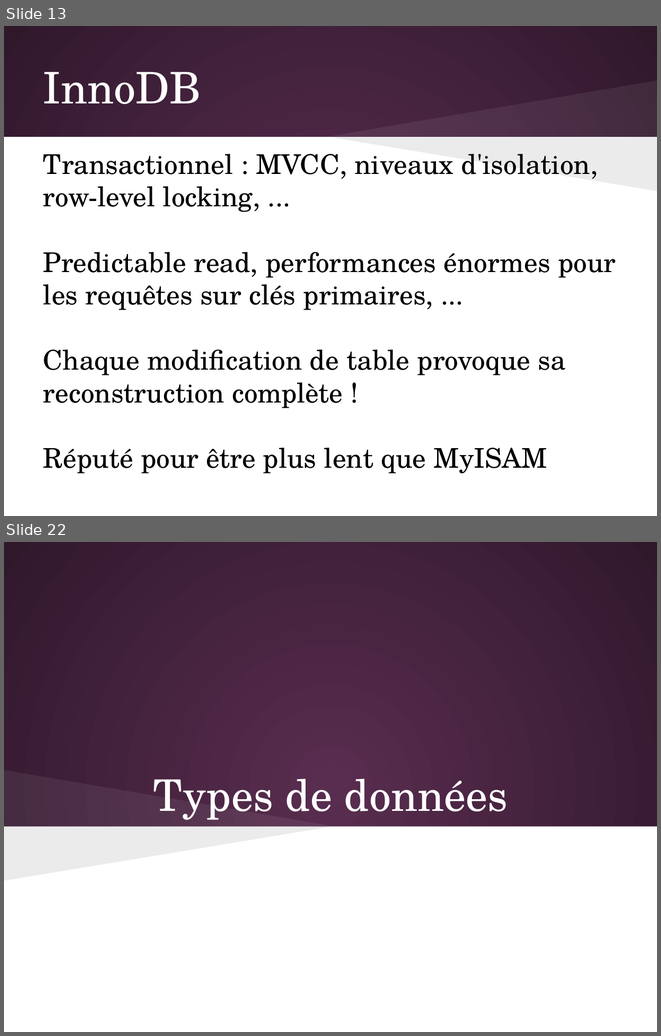
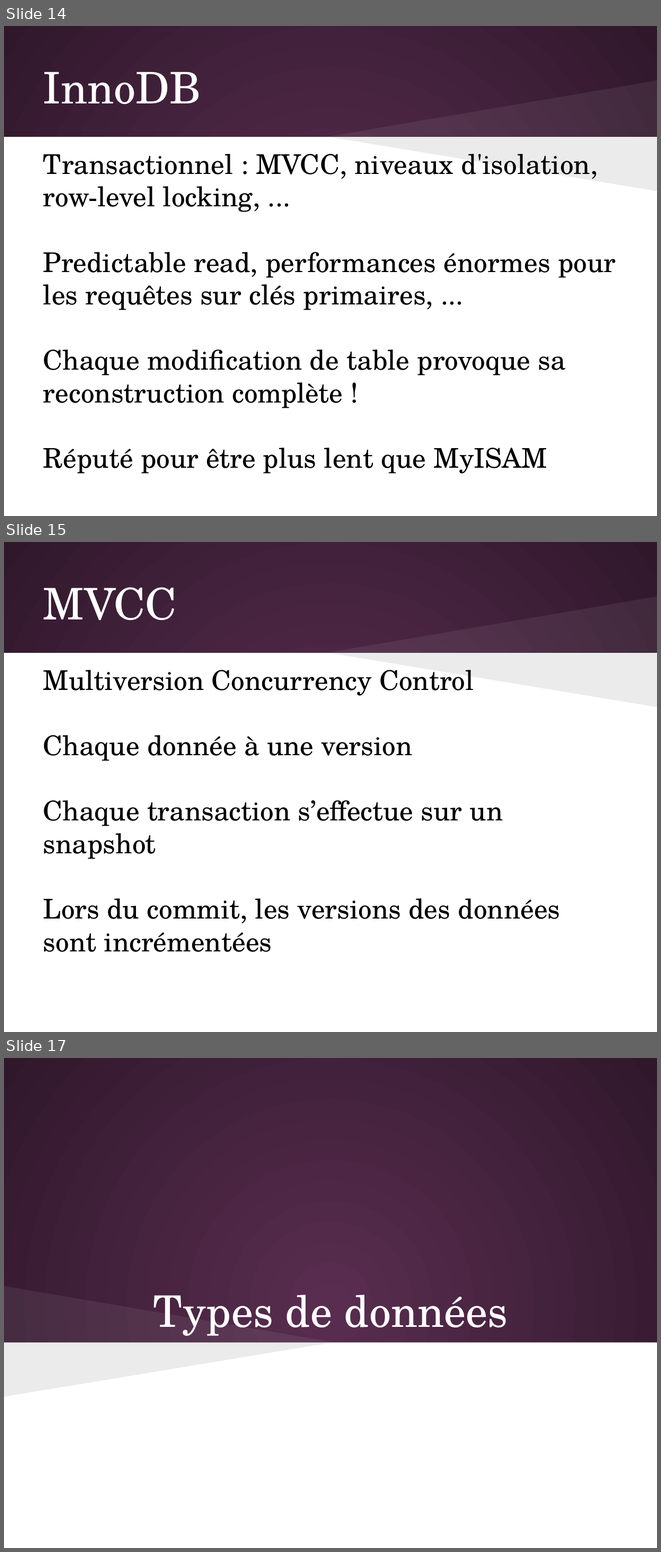
Before and after one commit to olivier-pitton/dant, a slide deck: mysql/Cours_MySQL.pptx. Shown one above the other, each under a label of ours: slides 13 and 22 before the commit, slides 14, 15 and 17 after it; the slides between them are not shown. The pictures are 661x1036 and 661x1552 pixels, drawn with LibreOffice and Linux fonts; fonts in the diff are those of the drawing. Boxes give left, top, right and bottom in pixels: in the first picture for what was removed or moved away, otherwise in the second. Text is boxed around its words. In the diff, an @@ line names an element or a change of style, - is before the commit and + after.

```diff
--- a/mysql/Cours_MySQL.pptx
+++ b/mysql/Cours_MySQL.pptx
@@ slide 15 added at box(4, 542, 657, 1032), background gradient #592D50 to #30182B; not listed: 3 template elements that a slide beside it also shows @@
@@ title added at box(43, 587, 177, 620), 48 pt, text #FFFFFF @@
+MVCC
@@ text added at box(43, 670, 560, 952), 30 pt, text #000000 @@
+Multiversion Concurrency Control
+Chaque donnée à une version
+Chaque transaction s’effectue sur un snapshot
+Lors du commit, les versions des données sont incrémentées
@@ what was slide 13 is now slide 14 @@
@@ what was slide 22 is now slide 17 @@
```
Also in this commit, not shown: 1 other slide added, 7 slides removed, 3 other files.
